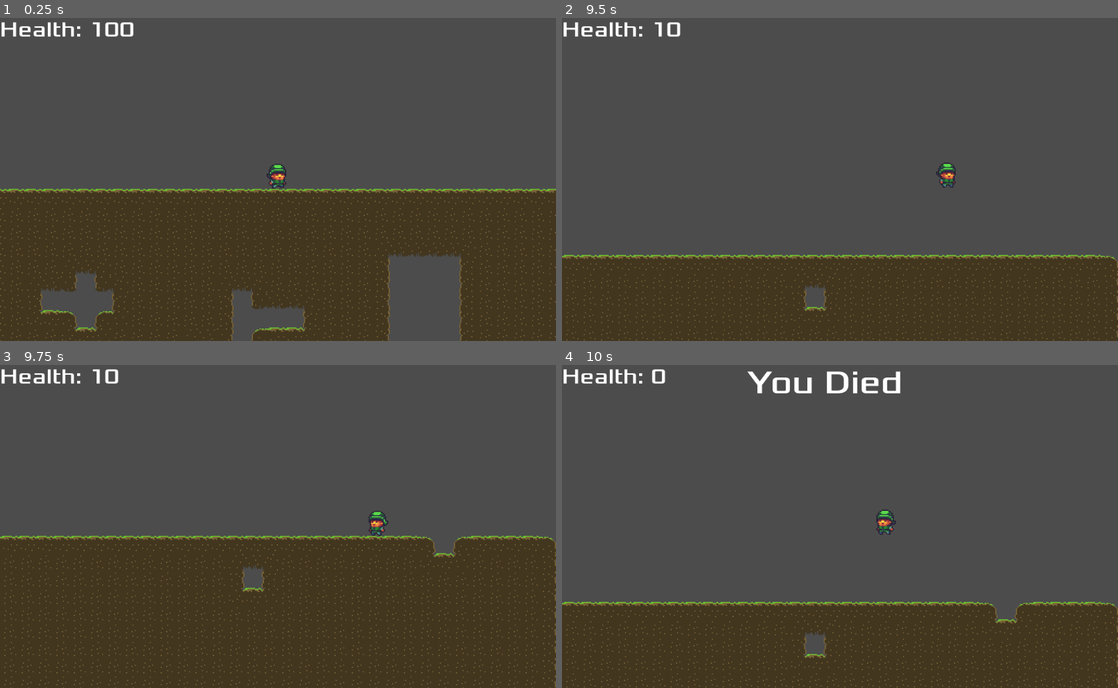
Above: before the commit, frames 1-4 (two rows, left to right).
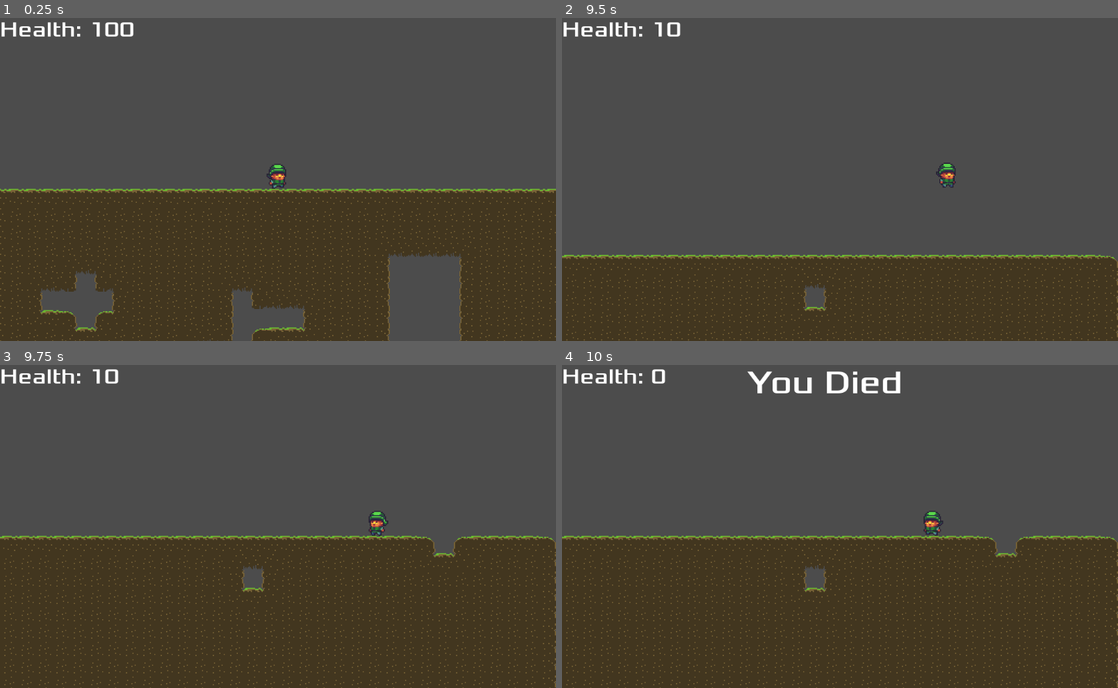
Above: after the commit, the same moments.

Repository: glass-brick/kerene
Game: Godot game, scene res://Scenes/Level/Level.tscn
The game is run twice, just before and just after one commit, with the same random seed, the same clock (stepped at 60 frames per second) and the same inputs.
Inputs (mouse positions are in pixels of both pictures, inside the frame that each line leads up to):
- Up to frame 1 (0.25 s): no input
- Up to frame 2 (9.5 s): tap Enter at 0.5, 5 s; move the mouse to (962, 163) at 0.52 s; hold D (ui_right) 0.53-2.03 s; click (962, 163) at 0.6 s; tap Space (ui_select) at 0.77, 1.52, 2.75, 3.02, 3.77, 4.52, 6.02, 6.77, 7.52, 9.02 s; move the mouse to (728, 195) at 1.27 s; tap Z (zoom) every 1.5 s from 1.35 to 8.85 s; move the mouse to (895, 108) at 2.02 s; hold A (ui_left) 2.03-2.78 s; click (895, 108) at 2.1 s; move the mouse to (812, 244) at 2.77 s; hold D (ui_right) 2.78-4.28 s; move the mouse to (1006, 227) at 3.52 s; click (1006, 227) at 3.6 s; move the mouse to (673, 131) at 4.27 s; hold A (ui_left) 4.28-5.03 s; move the mouse to (867, 179) at 5.02 s; hold D (ui_right) 5.03-5.78 s; click (867, 179) at 5.1 s; move the mouse to (756, 98) at 5.77 s; hold A (ui_left) 5.78-7.28 s; move the mouse to (962, 163) at 6.52 s; click (962, 163) at 6.6 s; move the mouse to (728, 195) at 7.27 s; hold D (ui_right) from 7.28 s (still down); move the mouse to (895, 108) at 8.02 s; click (895, 108) at 8.1 s; move the mouse to (812, 244) at 8.77 s
- Up to frame 3 (9.75 s): move the mouse to (444, 574) at 9.52 s; release D (ui_right) at 9.53 s; hold A (ui_left) from 9.53 s (still down); click (444, 574) at 9.6 s
- Up to frame 4 (10 s): keep holding A (ui_left); tap Space (ui_select) at 9.77 s

Frames 1-3 are identical in both runs. In frame 4, 23% of the frame differs, in the area x 0-100%, y 44-100%.

Commit message:
Now the player does not move if it's dead

Diff:
--- a/Scenes/Player/Player.gd
+++ b/Scenes/Player/Player.gd
@@ -14,6 +14,7 @@
 var velocity = Vector2()
 var jumping = false
 var hud_path_node
+var is_dead = false
 
 func _ready():
 	self.hud_path_node = get_node(hud_path)
@@ -57,15 +58,16 @@
 
 
 func _physics_process(delta):
-	get_input()
-	get_animation()
+	if not is_dead:
+		get_input()
+		get_animation()
 
-	velocity.y += gravity * delta
+		velocity.y += gravity * delta
 
-	if jumping:
-		jumping = false
+		if jumping:
+			jumping = false
 
-	velocity = move_and_slide(velocity, Vector2(0, -1))
+		velocity = move_and_slide(velocity, Vector2(0, -1))
 
 func _on_Player_get_hit(damage):
 	self.health -= damage
@@ -73,6 +75,10 @@
 		emit_signal('player_died')
 		hud_path_node.player_is_dead()
 		$RestartAfterDeath.start()
+		self.is_dead = true
+		self.velocity.x = 0
+		self.velocity.y = 0
+		# Aca iria la animacion de la muerte si tuvieramos
 	self.hud_path_node.update_health(self.health)
 
 
